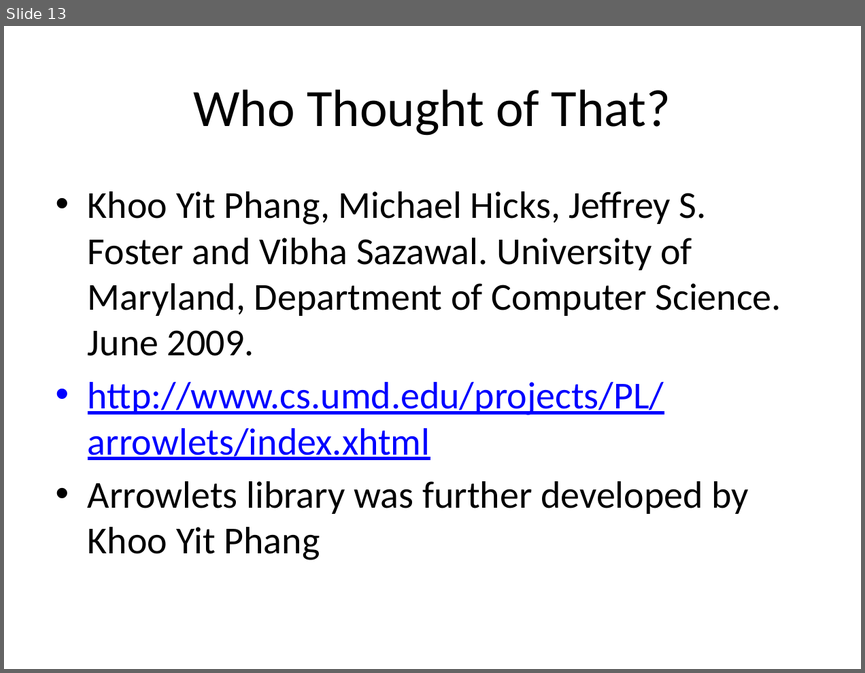
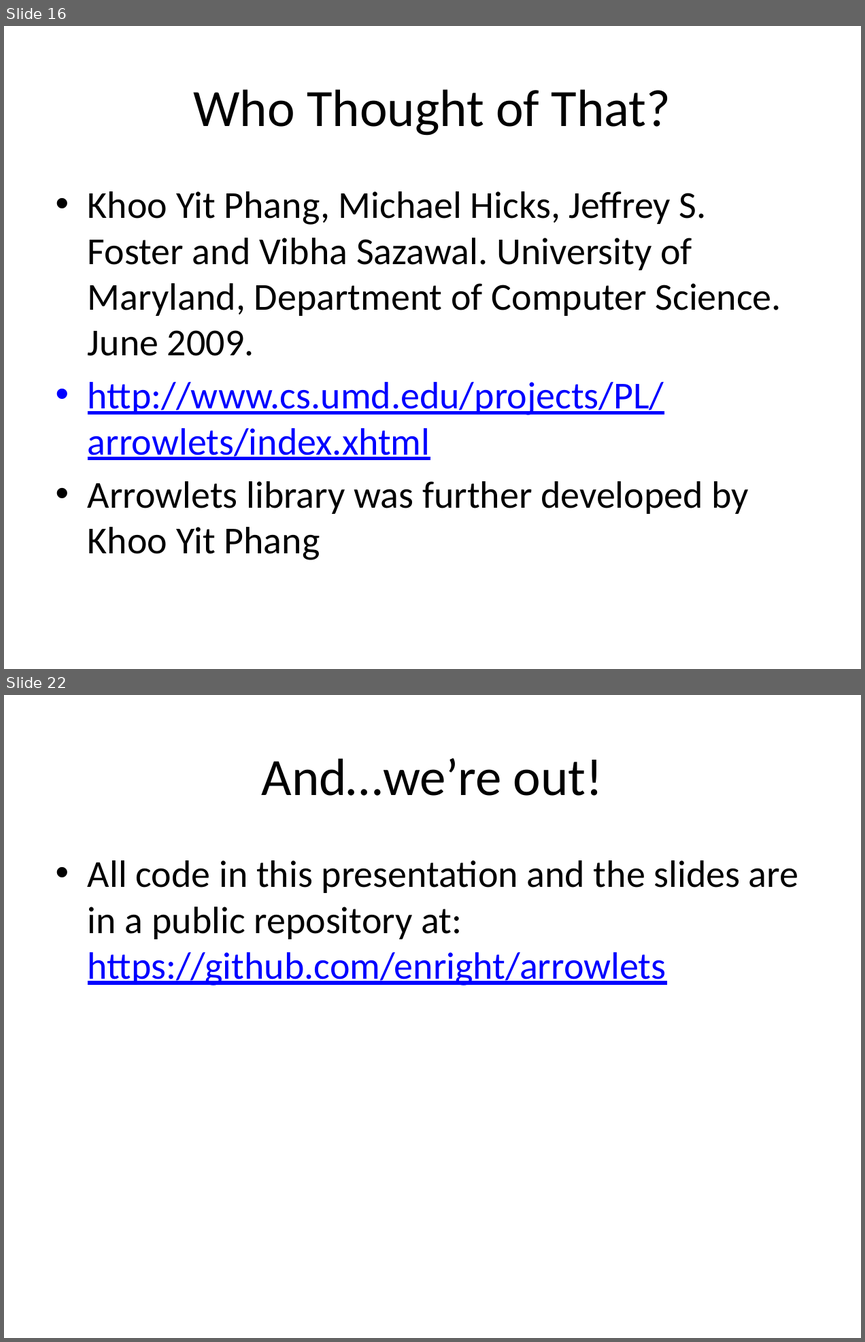
Before and after one commit to enright/arrowlets, a slide deck: MonadsOfDoomArrowsOfTime.pptx. Shown one above the other, each under a label of ours: slide 13 before the commit, slides 16 and 22 after it; the slides between them are not shown. The pictures are 865x673 and 865x1342 pixels, drawn with LibreOffice and Linux fonts; fonts in the diff are those of the drawing. Boxes give left, top, right and bottom in pixels: in the first picture for what was removed or moved away, otherwise in the second. Text is boxed around its words. In the diff, an @@ line names an element or a change of style, - is before the commit and + after.

```diff
--- a/MonadsOfDoomArrowsOfTime.pptx
+++ b/MonadsOfDoomArrowsOfTime.pptx
@@ slide 22 added at (4, 695, 861, 1338), background #FFFFFF @@
@@ title added at (262, 758, 603, 796), 44 pt, text #000000 @@
+And…we’re out!
@@ text added at (88, 860, 798, 985), 32 pt, text #000000 @@
+• All code in this presentation and the slides are in a public repository at: https://github.com/enright/arrowlets
@@ what was slide 13 is now slide 16 @@
```
Also in this commit, not shown: 3 slides changed, 7 other slides added.
